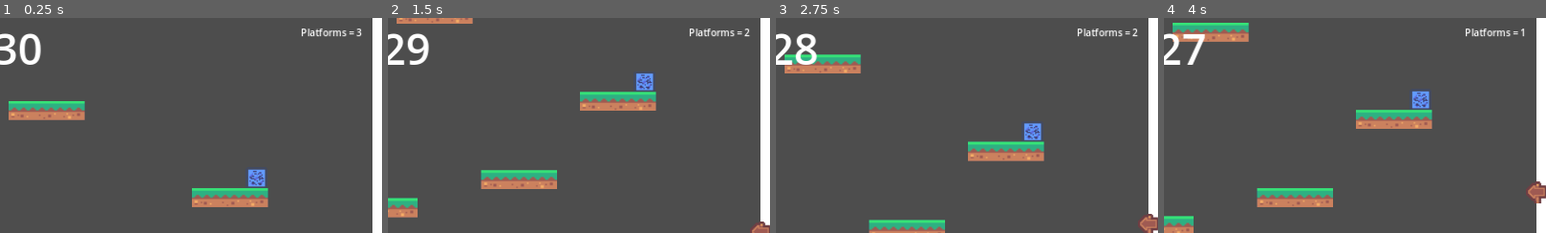
Above: before the commit, frames 1-4 (left to right).
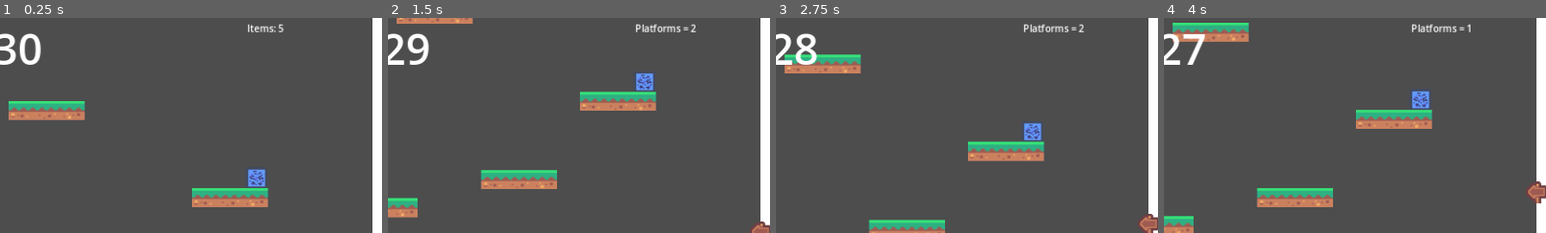
Above: after the commit, the same moments.

Repository: nathanleiby/trijam-248
Game: Godot game, scene res://gameplay/gameplay.tscn
Same seed, same stepped clock (60 frames per second), same inputs: the game is played once before the commit and once after it.
Inputs:
- Up to frame 1 (0.25 s): no input
- Up to frame 2 (1.5 s): hold Right (walk_right) from 0.53 s (still down); tap Space (place_platform) at 0.6 s; tap Up (jump) at 0.77 s; tap E (place_portal) at 1.35 s
- Up to frame 3 (2.75 s): tap Up (jump) at 1.52 s; release Right (walk_right) at 2.03 s; hold Left (walk_left) from 2.03 s (still down); tap Space (place_platform) at 2.1 s
- Up to frame 4 (4 s): release Left (walk_left) at 2.78 s; hold Right (walk_right) from 2.78 s (still down); tap E (place_portal) at 2.85 s; tap Up (jump) at 3.02, 3.77 s; tap Space (place_platform) at 3.6 s
The pictures show only the part of the screen within x 50-100%, y 0-50%; the shares and areas given below are measured in that part.

The runs differ from the first frame. In frame 1, 0.5% of the frame differs, in the area x 64-95%, y 2-9%; in frame 2, 0.7%; in frame 3, 0.7%; in frame 4, 0.6%.
Error in both runs: Cannot call method 'instantiate' on a null value. (res://gameplay/character.gd:97)

Commit message:
move platform UI out of character and into gameplay

Diff:
--- a/events.gd
+++ b/events.gd
@@ -1,3 +1,5 @@
 extends Node
 
 signal time_collected(seconds: float)
+
+signal platform_number_set(platforms_remaining: int)
--- a/gameplay/character.gd
+++ b/gameplay/character.gd
@@ -20,7 +20,7 @@
 var platforms_remaining:
 	set(val):
 		platforms_remaining = val
-		$PlayerUI/PlatformsRemainingLabel.text = "Platforms = " + str(platforms_remaining)
+		Events.platform_number_set.emit(val)
 
 
 @export var respawn_location: Vector2
--- a/gameplay/character.tscn
+++ b/gameplay/character.tscn
@@ -32,19 +32,6 @@
 [node name="RayCast2D" type="RayCast2D" parent="."]
 target_position = Vector2(2.08165e-12, 24)
 
-[node name="PlayerUI" type="CanvasLayer" parent="."]
-
-[node name="PlatformsRemainingLabel" type="Label" parent="PlayerUI"]
-anchors_preset = 1
-anchor_left = 1.0
-anchor_right = 1.0
-offset_left = -96.0
-offset_top = 13.0
-offset_right = -34.0
-offset_bottom = 39.0
-grow_horizontal = 0
-text = "Items: 5"
-
 [node name="JumpSfx" type="AudioStreamPlayer" parent="."]
 stream = ExtResource("4_0waek")
 
--- a/gameplay/gameplay.gd
+++ b/gameplay/gameplay.gd
@@ -3,6 +3,7 @@
 @onready var scoreLabel := $UI/VBoxContainer/ScoreLabel
 @onready var maxHeightLabel := $UI/VBoxContainer/MaxHeightLabel
 @onready var timerLabel := $UI/VBoxContainer2/TimerLabel
+@onready var platformsRemainingLabel := $UI/VBoxContainer3/PlatformsRemainingLabel
 @onready var character := $Character
 @onready var timer: Timer = $GameTimer
 
@@ -29,6 +30,7 @@
 	Sound.play_music($Music) # TODO: No audio file added yet
 
 	Events.connect("time_collected", _on_time_collected)
+	Events.connect("platform_number_set", _on_platform_number_set)
 
 func _process(delta) -> void:
 	scoreLabel.text = "Height: %d" % ((character.position.y * -1) + score_offset)
@@ -50,3 +52,6 @@
 	Sound.play_sfx($Sfx/Collectible)
 	timer.wait_time += seconds
 	timer.start() # required to reset timer to new wait_time
+
+func _on_platform_number_set(platforms_remaining: int):
+	platformsRemainingLabel.text = "Platforms = " + str(platforms_remaining)
--- a/gameplay/gameplay.tscn
+++ b/gameplay/gameplay.tscn
@@ -101,6 +101,16 @@
 label_settings = SubResource("LabelSettings_vpmae")
 horizontal_alignment = 1
 
+[node name="VBoxContainer3" type="VBoxContainer" parent="UI"]
+offset_left = 1054.0
+offset_top = 6.0
+offset_right = 1262.0
+offset_bottom = 108.0
+
+[node name="PlatformsRemainingLabel" type="Label" parent="UI/VBoxContainer3"]
+layout_mode = 2
+text = "Items: 5"
+
 [node name="GameTimer" type="Timer" parent="."]
 wait_time = 90.0
 one_shot = true
Not shown: 1 places in gameplay/gameplay.tscn that only renumber resources
